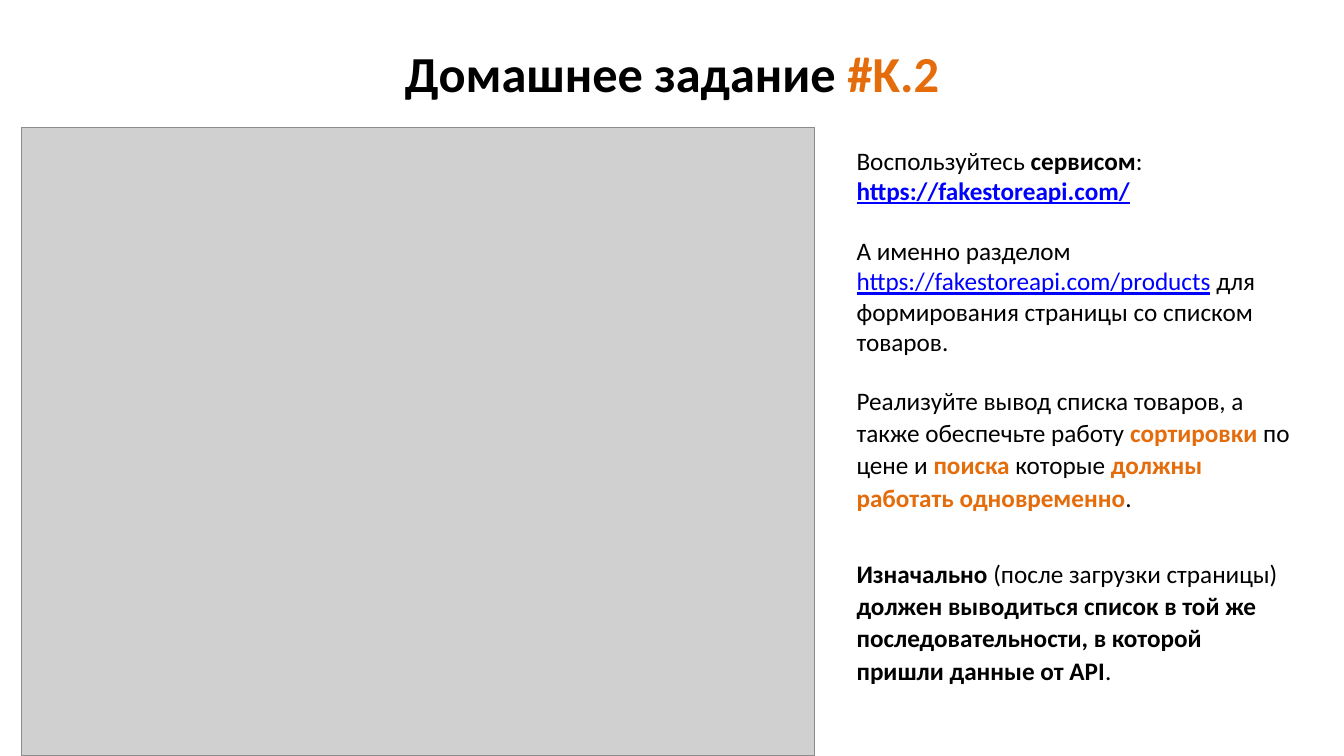
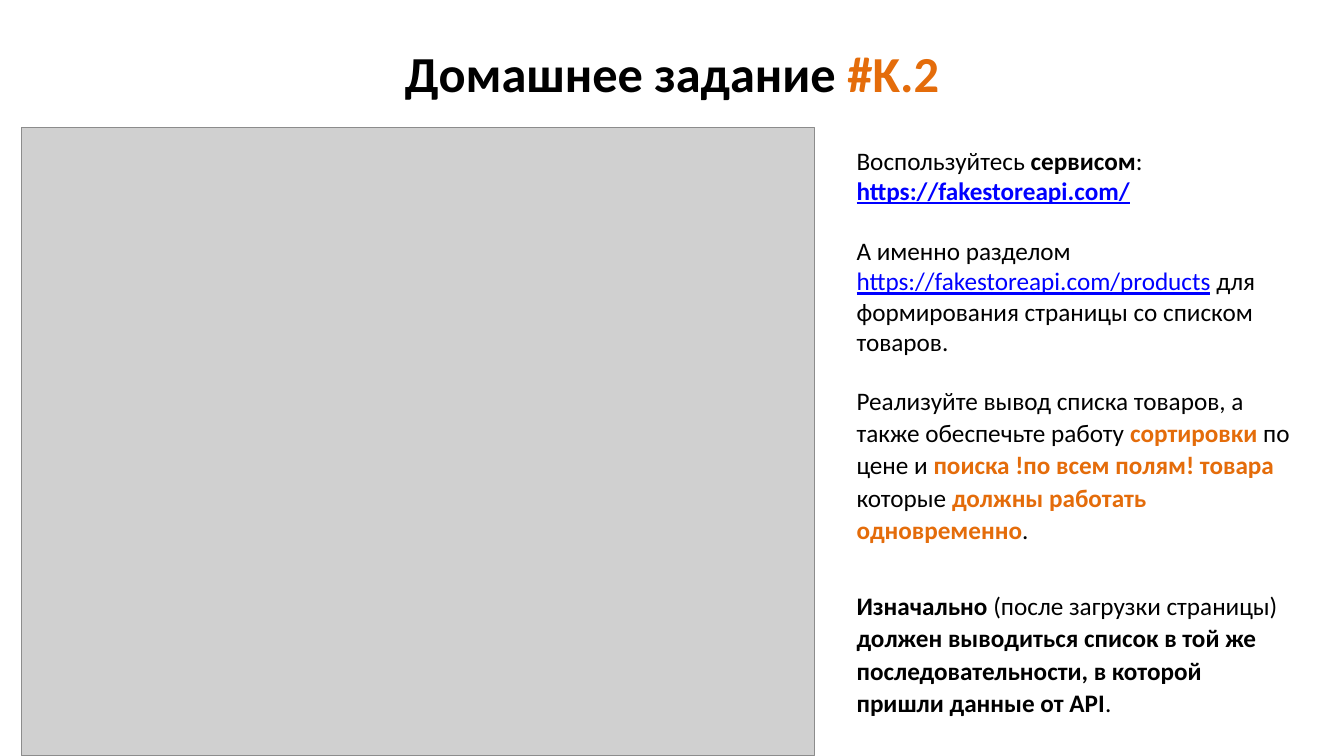
Before and after one commit to js-13-ort-dnipro/lesson06, a slide deck: slide 20 of lesson06.pptx. Drawn at 1344x756 pixels with LibreOffice and Linux fonts; fonts in the diff are those of the drawing; grey boxes stand for pictures. Boxes give left, top, right and bottom in pixels: in the first picture for what was removed or moved away, otherwise in the second. Text is boxed around its words. In the diff, an @@ line names an element or a change of style, - is before the commit and + after.

```diff
--- a/lesson06.pptx
+++ b/lesson06.pptx
@@ text at bbox=[857, 393, 1289, 543]: text changed @@
-Реализуйте вывод списка товаров, а также обеспечьте работу сортировки по цене и поиска которые должны работать одновременно.
+Реализуйте вывод списка товаров, а также обеспечьте работу сортировки по цене и поиска !по всем полям! товара которые должны работать одновременно.
```
Also in this commit, not shown: 1 other file.
